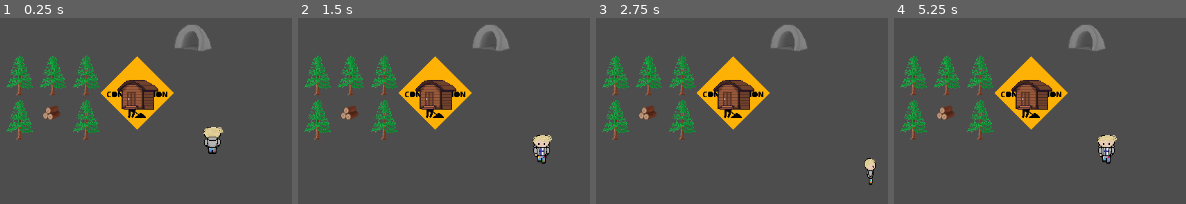
Above: before the commit, frames 1-4 (left to right).
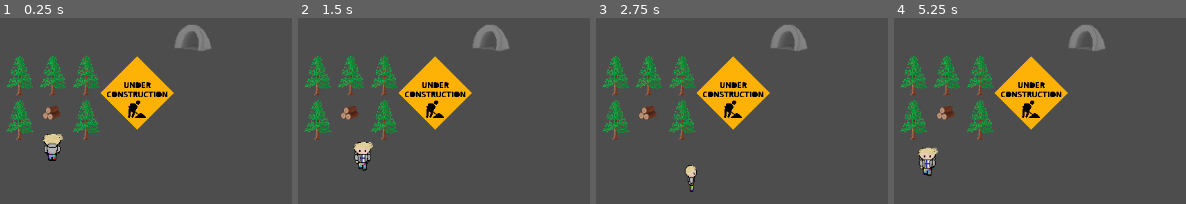
Above: after the commit, the same moments.

Repository: Orozon64/The-Sauna-Pact
Game: Godot game, scene res://scenes/finnish_map.tscn
Two runs of this game, one before a commit and one after it. Both use one fixed random seed, a clock stepped at 60 frames per second and the inputs below. This scene is started directly instead of the project's main scene.
Inputs:
- Up to frame 1 (0.25 s): no input
- Up to frame 2 (1.5 s): tap Enter (advance_dialogue) at 0.5, 1.35 s; hold D (move_right) 0.53-1.28 s; tap E (item_interact) at 0.6 s; hold S (move_down) from 1.28 s (still down)
- Up to frame 3 (2.75 s): tap E (item_interact) at 1.55, 2.1 s; release S (move_down) at 2.03 s; hold D (move_right) from 2.03 s (still down)
- Up to frame 4 (5.25 s): release D (move_right) at 2.78 s; hold W (move_up) 2.78-3.53 s; tap E (item_interact) at 2.85, 3.8, 4.35, 5.1 s; hold A (move_left) 3.53-5.03 s; tap Enter (advance_dialogue) at 3.6 s; hold S (move_down) from 5.03 s (still down)

The runs differ from the first frame. In frame 1, 3.2% of the frame differs, in the area x 14-77%, y 33-77%; in frame 2, 3.2%; in frame 3, 2.5%; in frame 4, 3.2%, in the area x 8-77%, y 33-85%.

Commit message:
added starting point; continued work on ending

Diff:
--- a/project.godot
+++ b/project.godot
@@ -47,6 +47,11 @@
 "events": [Object(InputEventKey,"resource_local_to_scene":false,"resource_name":"","device":0,"window_id":0,"alt_presse …(194 unchanged characters)…
 ]
 }
+print_location={
+"deadzone": 0.2,
+"events": [Object(InputEventKey,"resource_local_to_scene":false,"resource_name":"","device":-1,"window_id":0,"alt_pressed":false,"shift_pressed":false,"ctrl_pressed":false,"meta_pressed":false,"pressed":false,"keycode":0,"physical_keycode":76,"key_label":0,"unicode":108,"location":0,"echo":false,"script":null)
+]
+}
 
 [layer_names]
 
--- a/scenes/finnish_map.tscn
+++ b/scenes/finnish_map.tscn
@@ -48,6 +48,9 @@
 }]
 
 [sub_resource type="RectangleShape2D" id="RectangleShape2D_xh0mk"]
+size = Vector2(56.958313, 43.544537)
+
+[sub_resource type="RectangleShape2D" id="RectangleShape2D_2k7c1"]
 
 [node name="FinnishRootNode" type="Node2D" unique_id=1442898411]
 script = ExtResource("1_c8lps")
@@ -84,9 +87,6 @@
 position = Vector2(214, 157)
 script = ExtResource("3_f626w")
 
-[node name="FinnCharacter" parent="." unique_id=486509689 instance=ExtResource("1_sn4dv")]
-motion_mode = 1
-
 [node name="Cave" type="Area2D" parent="." unique_id=2073674509]
 position = Vector2(548, 172)
 
@@ -104,12 +104,24 @@
 animation = &"Building"
 
 [node name="Sauna" type="Area2D" parent="." unique_id=1002446500]
-position = Vector2(-42, -10)
+visible = false
+position = Vector2(464, 246)
+scale = Vector2(1.5215461, 1.5215461)
 
 [node name="SaunaSprite" type="Sprite2D" parent="Sauna" unique_id=1725709657]
-position = Vector2(506, 259)
 texture = ExtResource("12_odkrj")
 
 [node name="CollisionShape2D" type="CollisionShape2D" parent="Sauna" unique_id=153577862]
+position = Vector2(1.5, 7)
 scale = Vector2(1.0358453, 1.0104598)
 shape = SubResource("RectangleShape2D_xh0mk")
+disabled = true
+
+[node name="FinnCharacter" parent="." unique_id=486509689 instance=ExtResource("1_sn4dv")]
+motion_mode = 1
+
+[node name="StartingPoint" type="Area2D" parent="." unique_id=463903633]
+position = Vector2(345, 334)
+
+[node name="CollisionShape2D" type="CollisionShape2D" parent="StartingPoint" unique_id=136403339]
+shape = SubResource("RectangleShape2D_2k7c1")
--- a/scenes/finnish_player.tscn
+++ b/scenes/finnish_player.tscn
@@ -110,7 +110,7 @@
 [sub_resource type="RectangleShape2D" id="RectangleShape2D_shgrp"]
 size = Vector2(24, 39)
 
-[node name="CharacterBody2D" type="CharacterBody2D" unique_id=486509689]
+[node name="FinnCharacter" type="CharacterBody2D" unique_id=486509689]
 script = ExtResource("1_6g0t5")
 
 [node name="PlayerSprite" type="AnimatedSprite2D" parent="." unique_id=276491256]
--- a/scenes/polish_map.tscn
+++ b/scenes/polish_map.tscn
@@ -39,6 +39,8 @@
 
 [sub_resource type="RectangleShape2D" id="RectangleShape2D_tr50w"]
 size = Vector2(50, 64)
+
+[sub_resource type="RectangleShape2D" id="RectangleShape2D_d0c66"]
 
 [node name="PolishRootNode" type="Node2D" unique_id=1428940587]
 script = ExtResource("1_7velx")
@@ -100,3 +102,9 @@
 shape = SubResource("RectangleShape2D_tr50w")
 
 [node name="PoleCharacter" parent="." unique_id=68490889 instance=ExtResource("2_g2vl7")]
+
+[node name="StartingPoint" type="Area2D" parent="." unique_id=721784626]
+position = Vector2(126, 303)
+
+[node name="CollisionShape2D" type="CollisionShape2D" parent="StartingPoint" unique_id=1942688163]
+shape = SubResource("RectangleShape2D_d0c66")
--- a/scenes/polish_player.tscn
+++ b/scenes/polish_player.tscn
@@ -101,7 +101,7 @@
 "speed": 5.0
 }]
 
-[node name="CharacterBody2D" type="CharacterBody2D" unique_id=68490889]
+[node name="PoleCharacter" type="CharacterBody2D" unique_id=68490889]
 script = ExtResource("1_g0ae5")
 
 [node name="CollisionShape2D" type="CollisionShape2D" parent="." unique_id=118586435]
--- a/scripts/main_menu.gd
+++ b/scripts/main_menu.gd
@@ -8,16 +8,15 @@
 	$ReturnButton.button_down.connect(_return_to_menu)
 
 func _start_game():
-	var initial_position = get_viewport_rect().get_center()
 	var initial_data = {
 		"Finn":
 			{
-				"position":initial_position,
+				"position":"",
 				"last_item":""
 			},
 		"Pole":
 			{
-				"position":initial_position,
+				"position":"",
 				"last_item":""
 			}
 	}
--- a/scripts/player.gd
+++ b/scripts/player.gd
@@ -12,10 +12,12 @@
 
 var place_name = "" #the name of the place a player is on - casino/store/construction site
 
+var ready_to_build = false
 
 var money = 0
 signal item_placed(item_name)
 
+signal build()
 # Called when the node enters the scene tree for the first time.
 func _ready() -> void:
 	character_name = name.replace("Character", "")
@@ -23,9 +25,11 @@
 	var loaded_file = FileAccess.open("res://save_game.data", FileAccess.READ)
 	complete_save_data = loaded_file.get_var()
 	var current_character_save_data = complete_save_data.get(character_name)
-	print(current_character_save_data)
-	position = current_character_save_data.get("position")
-
+	print(complete_save_data)
+	if current_character_save_data.get("last_item") == "":
+		position = $"../StartingPoint".position
+	else:
+		position = current_character_save_data.get("position")
 	screen_size = get_viewport_rect().size
 
 # Called every frame. 'delta' is the elapsed time since the previous frame.
@@ -63,13 +67,16 @@
 	last_played_anim = 	$PlayerSprite.animation
 
 	if Input.is_action_just_pressed("item_interact"):
-		if place_name == "construction site" and (touched_item_name == "Furnace" or touched_item_name == "Stones"):
-			item_placed.emit(touched_item_name)
+		if place_name == "construction site":
+			if (touched_item_name == "Furnace" or touched_item_name == "Stones"):
+				item_placed.emit(touched_item_name)
+			elif ready_to_build:
+				build.emit()
 		elif place_name == "airport" and touched_item_name == "Beer":
 			get_tree().change_scene_to_file("res://scenes/flying.tscn")
 		elif place_name == "casino":
 			get_tree().change_scene_to_file("res://scenes/casino_minigame.tscn")
-		elif place_name == "store" and money >= 15:
+		elif place_name == "store" and money >= 50:
 			_on_item_picked_up("Beer")
 
 
--- a/scripts/signal_manager.gd
+++ b/scripts/signal_manager.gd
@@ -4,6 +4,8 @@
 var last_item
 var current_item_name
 var player
+var play_ending
+
 # Called when the node enters the scene tree for the first time.
 func _ready() -> void:
 	var file = FileAccess.open("res://save_game.data", FileAccess.READ)
@@ -13,6 +15,7 @@
 			items_for_current_player = ["Wood", "Furnace", "Stones"]
 			player = $FinnCharacter
 			player.item_placed.connect(place_item)
+
 			$ConstructionArea.body_entered.connect(player._on_enter_construction_site)
 			$ConstructionArea.body_exited.connect(player._on_exit_place)
 
@@ -53,9 +56,25 @@
 			current_item.show()
 			get_node(current_item_name+"/CollisionShape2D").disabled = false
 			current_item.picked_up.connect(player._on_item_picked_up)
+	file.close()
+	if play_ending:
+		var polish_player = preload("res://scenes/polish_player.tscn")
+		add_child(polish_player.instantiate())
+		$FinnCharacter.ready_to_build = true
+		$FinnCharacter.build.connect()
 
-	file.close()
 
+func _on_player_begin_building(args):
+	$SaunaBuildingSprite.show()
+	$SaunaBuildingSprite.animation = "build"
+	$SaunaBuildingSprite.play()
+	get_tree().create_timer(3).timeout.connect(finish_building)
+func finish_building():
+	$SaunaBuildingSprite.stop()
+	$SaunaBuildingSprite.hide()
+	$ConstructionArea.hide()
+	$ConstructionArea/CollisionShape2D.disabled = true
+	$Sauna.show()
 
 func place_item(item_name):
 	match item_name:
@@ -67,14 +86,6 @@
 		"Stones":
 			$Furnace/Sprite2D.texture = load("res://images/sprites/furnaceFilled.png")
 			get_tree().create_timer(0.5).timeout.connect(item_placed_timeout)
-		"Beer":
-			$SaunaBuildingSprite.show()
-			$SaunaBuildingSprite.play()
-			get_tree().create_timer(3).timeout.connect(finished_building_timeout)
-
 
 func item_placed_timeout():
 	get_tree().change_scene_to_file("res://scenes/polish_map.tscn")
-
-func finished_building_timeout():
-	$SaunaBuildingSprite.hide()
Not shown, changed: save_game.data
